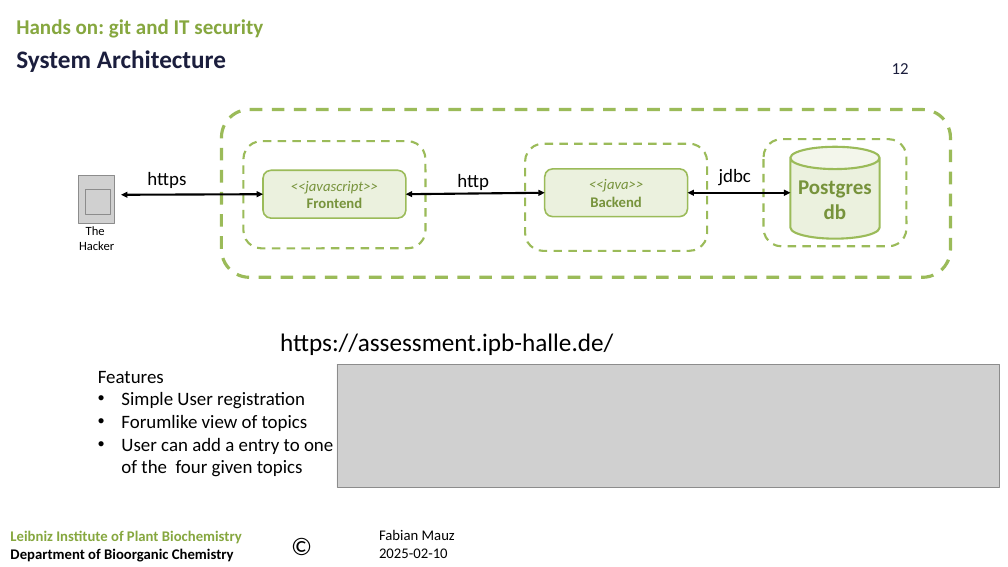
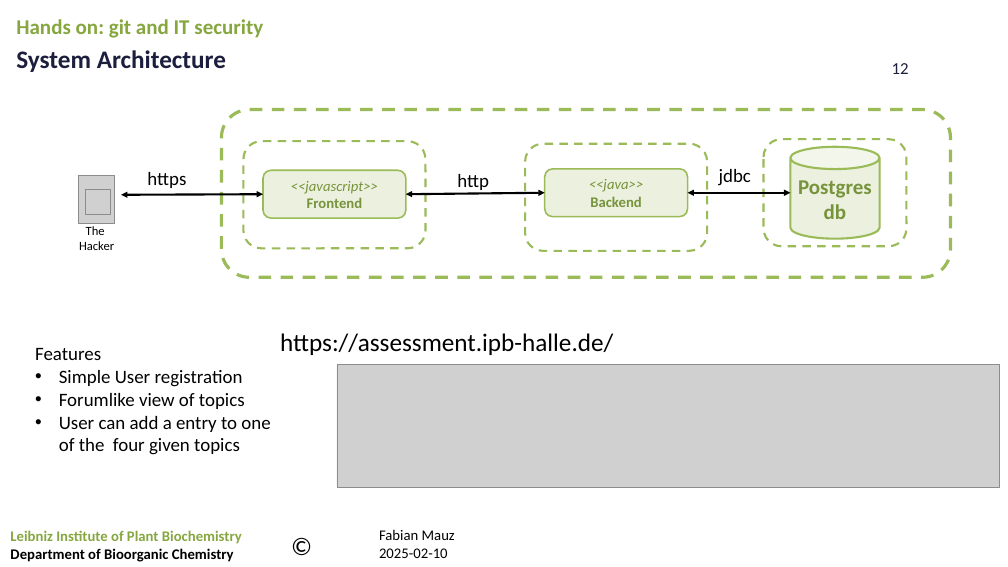
Before and after one commit to FabianMauz/talks_and_lessons, a slide deck: slide 12 of 20250219_git_and_it_security/20250219_git_and_it_security.pptx. Drawn at 1008x567 pixels with LibreOffice and Linux fonts; fonts in the diff are those of the drawing; grey boxes stand for pictures; background and template pictures are left out. Boxes give left, top, right and bottom in pixels: in the first picture for what was removed or moved away, otherwise in the second. Text is boxed around its words. In the diff, an @@ line names an element or a change of style, - is before the commit and + after.

```diff
--- a/20250219_git_and_it_security/20250219_git_and_it_security.pptx
+++ b/20250219_git_and_it_security/20250219_git_and_it_security.pptx
@@ text "Features" moved from (x1=98, y1=371, x2=333, y2=477) to (x1=35, y1=348, x2=270, y2=455) @@
```
Also in this commit, not shown: 4 other slides changed.
